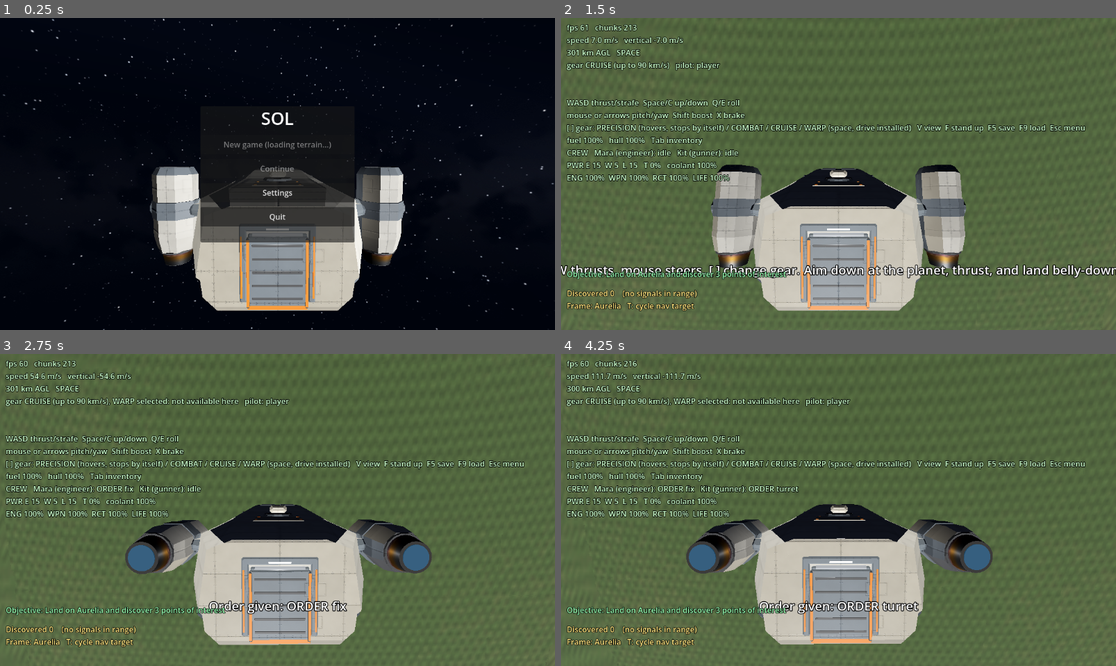
Above: before the commit, frames 1-4 (two rows, left to right).
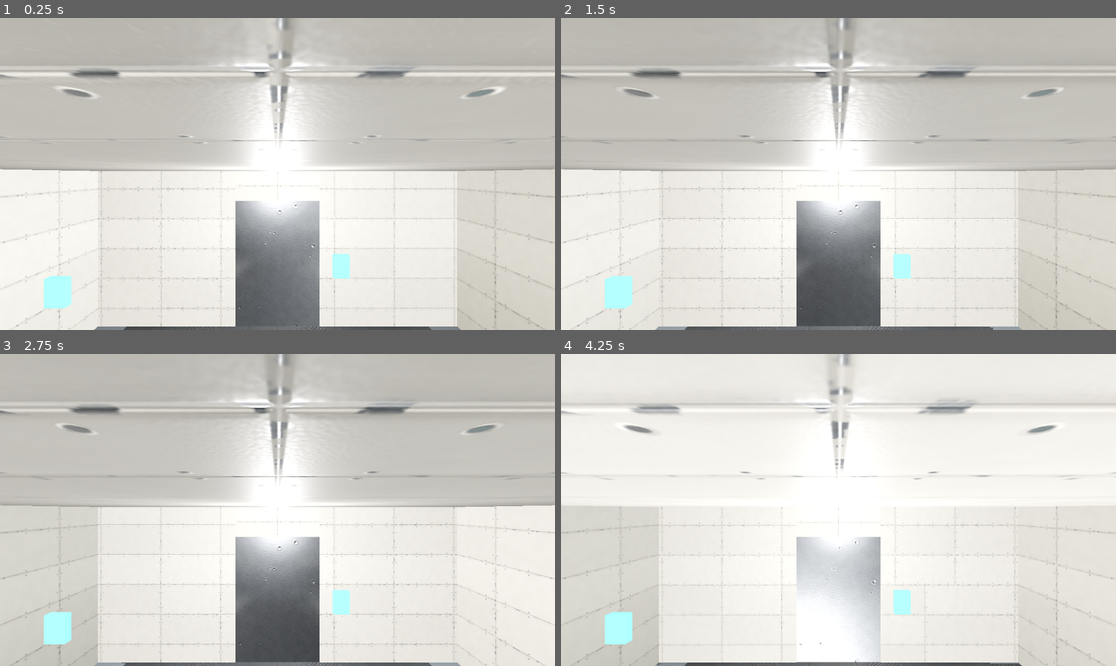
Above: after the commit, the same moments.

Repository: dryweather-2544/Sol
Game: Godot game, scene res://scenes/main.tscn
The game is run twice, just before and just after one commit, with the same random seed, the same clock (stepped at 60 frames per second) and the same inputs.
Inputs (mouse positions are in pixels of both pictures, inside the frame that each line leads up to):
- Up to frame 1 (0.25 s): no input
- Up to frame 2 (1.5 s): tap Enter at 0.5 s; move the mouse to (960, 158) at 0.52 s; hold E (roll_right) 0.53-1.25 s; hold Shift (boost) 0.53-1.25 s; click (960, 158) at 0.67 s; click (838, 145) at 1.25 s, where only the run before the commit has a clickable "New game"
- Up to frame 3 (2.75 s): move the mouse to (249, 510) at 2.02 s; hold ] (gear_up) from 2.03 s (still down); tap R (crew_fix) at 2.1 s
- Up to frame 4 (4.25 s): keep holding ] (gear_up); move the mouse to (849, 503) at 2.77 s; hold P (crew_power) 2.78-3.53 s; move the mouse to (832, 516) at 3.52 s; tap G (crew_turret) at 3.6 s

The runs differ from the first frame. In frame 1, 98% of the frame differs, in the area x 0-100%, y 0-100%; in frame 2, 98%; in frame 3, 99%; in frame 4, 99%.
Error after the commit: Parse Error: Cannot infer the type of "world_position" variable because the value doesn't have a set type. (res://src/debug/debug_overlay.gd:202)

Commit message:
N13: add hostile-target HUD brackets
- Project visible hostile targets through the active camera and draw orange corner brackets in the flight reticle.
- Filter dead/team/behind-camera targets and update the visual review.

Diff:
--- a/src/debug/debug_overlay.gd
+++ b/src/debug/debug_overlay.gd
@@ -189,6 +189,25 @@
 	_reticle.position = viewport * 0.5 - _reticle.size * 0.5
 	_weapon_label.text = "HULL BLASTER\nREADY"
 	_weapon_label.position = Vector2(viewport.x - _weapon_label.size.x - 16.0, 16.0)
+	_update_target_brackets()
+
+
+func _update_target_brackets() -> void:
+	var camera := get_viewport().get_camera_3d()
+	_reticle.target_positions = PackedVector2Array()
+	if camera != null and session != null:
+		for target in session.enemy_targets:
+			if target == null or not target.is_alive() or target.team_id() == ship.team_id:
+				continue
+			var world_position := target.combat_position()
+			if world_position == null:
+				continue
+			var local := world_position.to_local_vector3(ship.render_origin)
+			var world := ship.to_global(local)
+			if camera.is_position_behind(world):
+				continue
+			_reticle.target_positions.append(camera.unproject_position(world))
+	_reticle.queue_redraw()
 	_objective_label.add_theme_color_override("font_color", Color(0.5, 0.8, 0.9))
 	_objective_label.add_theme_font_size_override("font_size", 14)
 	_objective_label.position = Vector2(14, viewport.y - 64.0)
--- a/src/ui/flight_reticle.gd
+++ b/src/ui/flight_reticle.gd
@@ -4,6 +4,8 @@
 ## has no input or gameplay authority.
 
 var tint := Color(0.55, 0.88, 1.0, 0.9)
+## Screen positions of visible hostile targets (filled by DebugOverlay; package-free array).
+var target_positions := PackedVector2Array()
 
 
 func _ready() -> void:
@@ -19,3 +21,17 @@
 	for angle in [0.0, PI * 0.5, PI, PI * 1.5]:
 		var d := Vector2(cos(angle), sin(angle))
 		draw_line(c + d * 18.0, c + d * 24.0, tint, 1.2)
+	var enemy := Color(1.0, 0.42, 0.24, 0.95)
+	for target in target_positions:
+		var local := target - global_position
+		var half := 18.0
+		var step := 7.0
+		# Four open corner brackets, the standard flight target marker.
+		draw_line(local + Vector2(-half, -half), local + Vector2(-half + step, -half), enemy, 1.5)
+		draw_line(local + Vector2(-half, -half), local + Vector2(-half, -half + step), enemy, 1.5)
+		draw_line(local + Vector2(half, -half), local + Vector2(half - step, -half), enemy, 1.5)
+		draw_line(local + Vector2(half, -half), local + Vector2(half, -half + step), enemy, 1.5)
+		draw_line(local + Vector2(-half, half), local + Vector2(-half + step, half), enemy, 1.5)
+		draw_line(local + Vector2(-half, half), local + Vector2(-half, half - step), enemy, 1.5)
+		draw_line(local + Vector2(half, half), local + Vector2(half - step, half), enemy, 1.5)
+		draw_line(local + Vector2(half, half), local + Vector2(half, half - step), enemy, 1.5)
Not shown, changed: docs/MILESTONES.md
Not shown, changed: docs/RODINA_VISUAL_SPECIFICATION.md
Not shown, changed: docs/VISUAL_FIDELITY_REVIEWS.md
